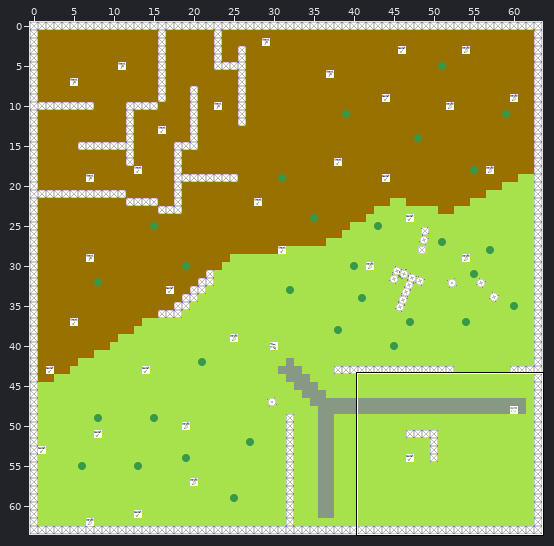
Two versions of a level (Tiled map, res/map.tmx). The picture above shows the old version from afar; the outline marks the close-up.
Close-up. Old version:
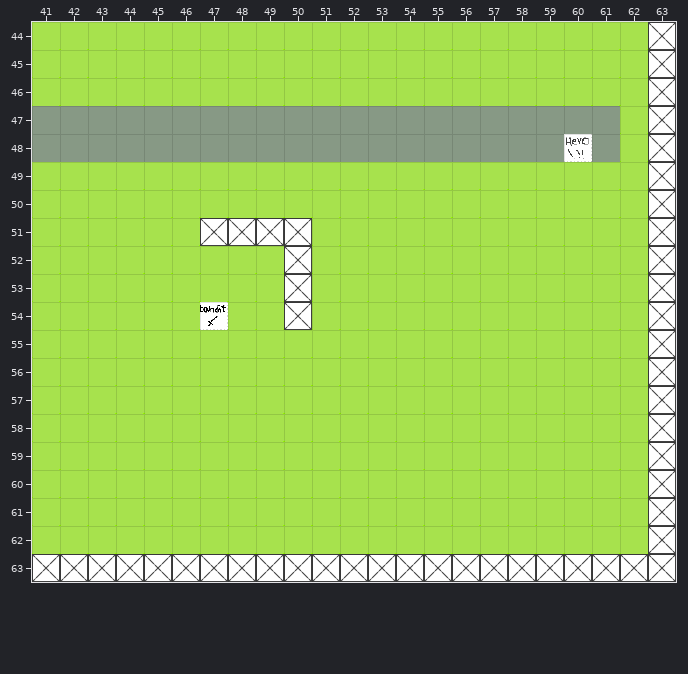
Cells are 32x32 px. Shown: x 41..63, y 44..63. The commit also changed other parts of the map, which this record leaves out.
After:
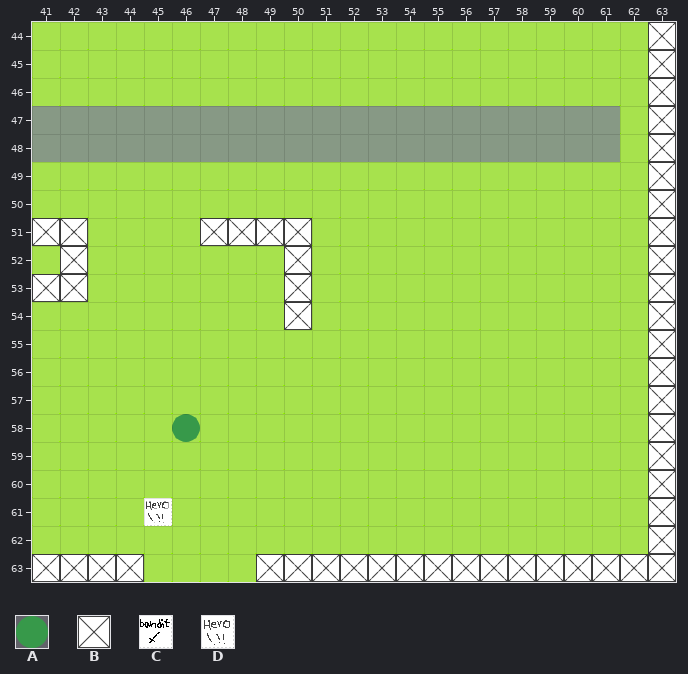
Key: from "tiles": A 4 "tree", B 5 "stonewall", C 8 "banditsword", D 13 "hero".
_ is an empty cell.
The edit:
Layer "Obstacles":
Tile A is added in row 58 at x 46.
Tile B is added in row 51 at x 41 to 42; in row 52 at x 42; in row 53 at x 41 to 42.
The author cleared tile B in row 63 at x 45 to 48.
Layer "Objects":
Tile D is added in row 61 at x 45.
The author cleared tile C in row 54 at x 47.
The author cleared tile D in row 48 at x 60.
